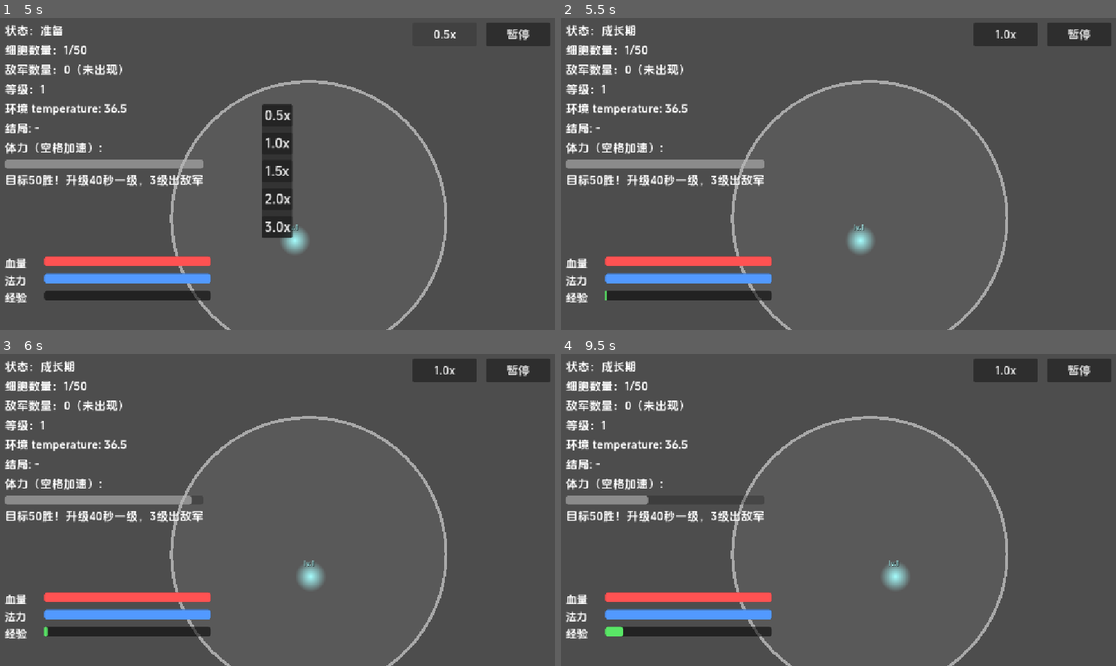
Above: before the commit, frames 1-4 (two rows, left to right).
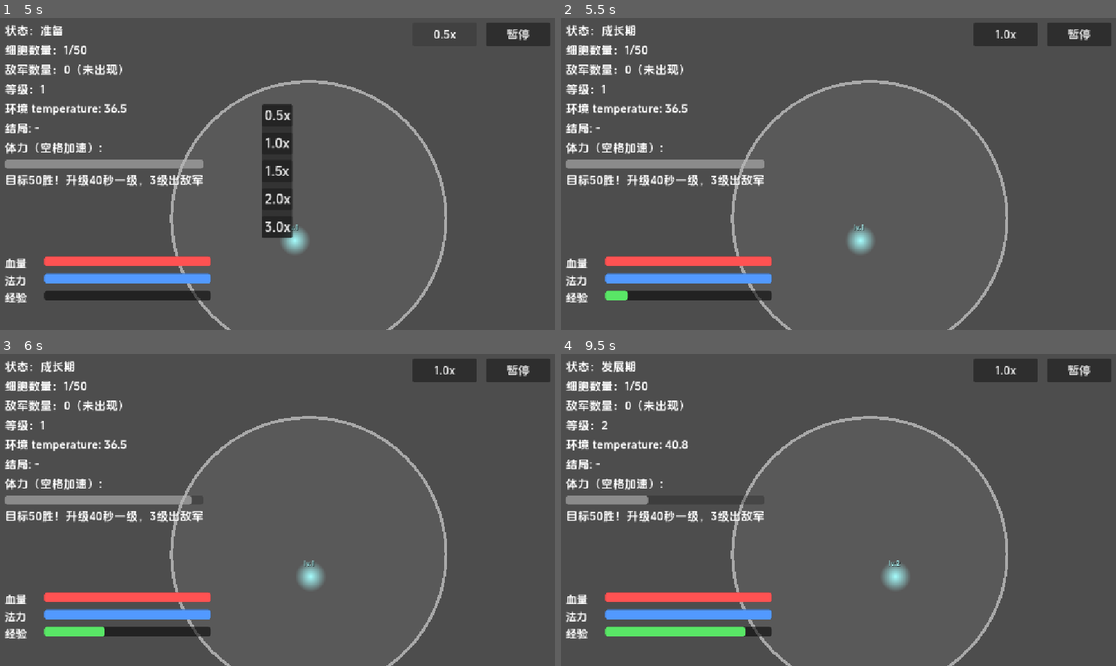
Above: after the commit, the same moments.

Repository: Galax121/-
Game: Godot game, scene res://main/Main.tscn
Same seed, same stepped clock (60 frames per second), same inputs: the game is played once before the commit and once after it.
Inputs (mouse positions are in pixels of both pictures, inside the frame that each line leads up to):
- Up to frame 1 (5 s): click "开始" at 0.5 s; click "暂停" at 1.25 s; click "继续" at 2 s; click "1.0x" at 2.75 s; click "0.5x" at 3.5 s; click "0.5x" at 4.25 s
- Up to frame 2 (5.5 s): click "1.0x" at 5 s
- Up to frame 3 (6 s): tap Enter (ui_accept) at 5.75 s; move the mouse to (399, 491) at 5.77 s; hold Right (ui_right) from 5.78 s (still down); hold Space from 5.78 s (still down)
- Up to frame 4 (9.5 s): tap Enter (ui_accept) at 6.02, 6.77, 8.27, 9.02 s; move the mouse to (727, 522) at 6.52 s; release Right (ui_right) at 6.53 s; release Space at 6.53 s; hold Down (ui_down) 6.53-7.28 s; tap Space at 6.6, 8.1 s; move the mouse to (894, 438) at 7.27 s; hold Right (ui_right) 7.28-8.03 s; hold Space 7.28-8.03 s; move the mouse to (810, 572) at 8.02 s; hold Up (ui_up) 8.03-8.78 s; move the mouse to (1010, 553) at 8.77 s; hold Left (ui_left) from 8.78 s (still down); hold Space from 8.78 s (still down)

Frame 1 is identical in both runs. In frame 2, 0.1% of the frame differs, in the area x 7-13%, y 87-91%; in frame 3, 0.3%; in frame 4, 0.9%, in the area x 7-62%, y 2-91%.

Commit message:
实装经验值升级系统，上限改为30级

Diff:
--- a/main/Main.gd
+++ b/main/Main.gd
@@ -418,7 +418,7 @@
 		lines.append("速率：%.1f 像素/秒" % vel.length())
 		lines.append("体力：%.0f / %.0f" % [stamina, STAMINA_MAX])
 		lines.append("敌军：%d" % enemy_sprites.size())
-		lines.append("等级：lv.%d（最高 5）" % cell_levels[0])
+		lines.append("等级：lv.%d（最高 30）" % cell_levels[0])
 		lines.append("大小：缩放 %.2f，直径约 %.0f 像素" % [cell_sprites[0].scale.x, diameter])
 		lines.append("存活：%.1f 秒" % cell_ages[0])
 	lines.append("场上细胞总数：%d" % cell_sprites.size())
@@ -699,7 +699,7 @@
 	cell_sprites.append(sp)
 	cell_ages.append(0.0)
 	if is_main:
-		cell_levels.append(mini(GameManager.get_level(), 5))
+		cell_levels.append(mini(GameManager.get_level(), 30))
 		cell_vels.append(Vector2.RIGHT * MAIN_DRIFT_SPEED)
 	else:
 		cell_levels.append(1)
@@ -749,9 +749,9 @@
 		cell_sprites[i].scale = Vector2(s, s)
 
 # 其它细胞升级：存活每满 40 秒升 1 级，上限为主控当前等级减一（至少 1 级）
-# 主控等级直接跟技能系统走（最高 5 级已在 SkillSystemStub 里封顶）
+# 主控等级直接跟技能系统走（最高 30 级已在 SkillSystemStub 里封顶）
 func _update_other_levels(_delta: float) -> void:
-	var main_lv: int = mini(GameManager.get_level(), 5)
+	var main_lv: int = mini(GameManager.get_level(), 30)
 	if not cell_levels.is_empty() and cell_levels[0] != main_lv:
 		cell_levels[0] = main_lv
 		cell_level_labels[0].text = "lv.%d" % main_lv
@@ -1018,7 +1018,7 @@
 
 # 实时状态行：等级倒计时 + 敌军模式，每帧刷新，与当前设置对齐
 func _update_realtime_labels() -> void:
-	var lv: int = mini(GameManager.get_level(), 5)
+	var lv: int = mini(GameManager.get_level(), 30)
 	label_level.text = "等级：%d" % lv
 	var active := false
 	if GameManager.enemy_system != null:
@@ -1045,9 +1045,9 @@
 func _on_env_changed(name: String, value: float) -> void:
 	label_env.text = "环境 %s: %.1f" % [name, value]
 
-# 左上角等级只代表主控（与头顶 lv.数字一致，最高 5）
+# 左上角等级只代表主控（与头顶 lv.数字一致，最高 30）
 func _on_level_changed(level: int) -> void:
-	label_level.text = "等级: %d" % mini(level, 5)
+	label_level.text = "等级: %d" % mini(level, 30)
 
 func _on_ending_triggered(ending_id: String) -> void:
 	var desc := ending_id
--- a/systems/SkillSystemStub.gd
+++ b/systems/SkillSystemStub.gd
@@ -1,34 +1,48 @@
 extends "res://core/SystemBase.gd"
-## 技能/升级系统占位实现（主控等级）。
-## 规则：每存活 40 秒升 1 级，最高 5 级，升级时广播 level_changed。
+## 技能/升级系统（经验值版）。
+## 规则：吃经验升级，升级时广播 level_changed，最高 30 级。
 
 # 当前等级（即主控等级）
 var level: int = 1
 # 主控细胞最大等级：满级后停住
-const MAX_LEVEL: int = 5
-# 升一级要多少秒
-const LEVEL_UP_TIME: float = 40.0
-# 距上次升级过去的秒数
-var _time: float = 0.0
+const MAX_LEVEL: int = 30
+
+# 当前经验值
+var current_exp: float = 0.0
+# 升下一级所需经验
+var exp_to_next: float = 22.0
 
 # 初始化：回到 1 级并广播一次
 func init() -> void:
 	level = 1
-	_time = 0.0
-	print("[SkillSystemStub] init，初始等级 = 1")
+	current_exp = 0.0
+	exp_to_next = get_exp_to_next_level()
+	print("[SkillSystem] init，初始等级 = 1，升下一级所需经验 = %d" % exp_to_next)
 	EventBus.level_changed.emit(level)
 
-# 每帧调用：攒满 40 秒升 1 级
+# 每帧调用：这里是测试用的自动加经验，正式接经验球时要把 add_exp 删掉！
 func tick(delta: float) -> void:
+	# ⚠️ 仅用于测试！每帧加10点经验，让你能立刻看到升级。
+	# 正式接经验球或击杀逻辑的时候，务必把这行注释掉或删掉！
+	add_exp(10.0 * delta)
+
+# 核心公式：升下一级所需经验 (22 * 1.13^(lv-1))
+func get_exp_to_next_level() -> float:
+	return round(22.0 * pow(1.13, level - 1.0))
+
+# 核心逻辑：增加经验并处理升级
+func add_exp(amount: float) -> void:
 	if level >= MAX_LEVEL:
 		return
-	_time += delta
-	if _time >= LEVEL_UP_TIME:
-		_time -= LEVEL_UP_TIME
+	current_exp += amount
+	# 只要经验够了就升级（允许一次加大量经验连升多级）
+	while current_exp >= get_exp_to_next_level() and level < MAX_LEVEL:
+		current_exp -= get_exp_to_next_level()
 		level += 1
-		print("[SkillSystemStub] 升级！当前等级 = %d" % level)
+		print("[SkillSystem] 升级！当前等级 = %d，下一级所需经验 = %d" % [level, get_exp_to_next_level()])
 		EventBus.level_changed.emit(level)
+	exp_to_next = get_exp_to_next_level()
 
-# 只读：升级进度（已攒秒数, 满级所需秒数），供 Main.gd 状态显示用
+# 只读：升级进度（当前经验, 升下一级所需经验），供 Main.gd 状态显示用
 func get_upgrade_progress() -> Vector2:
-	return Vector2(_time, LEVEL_UP_TIME)
+	return Vector2(current_exp, exp_to_next)
